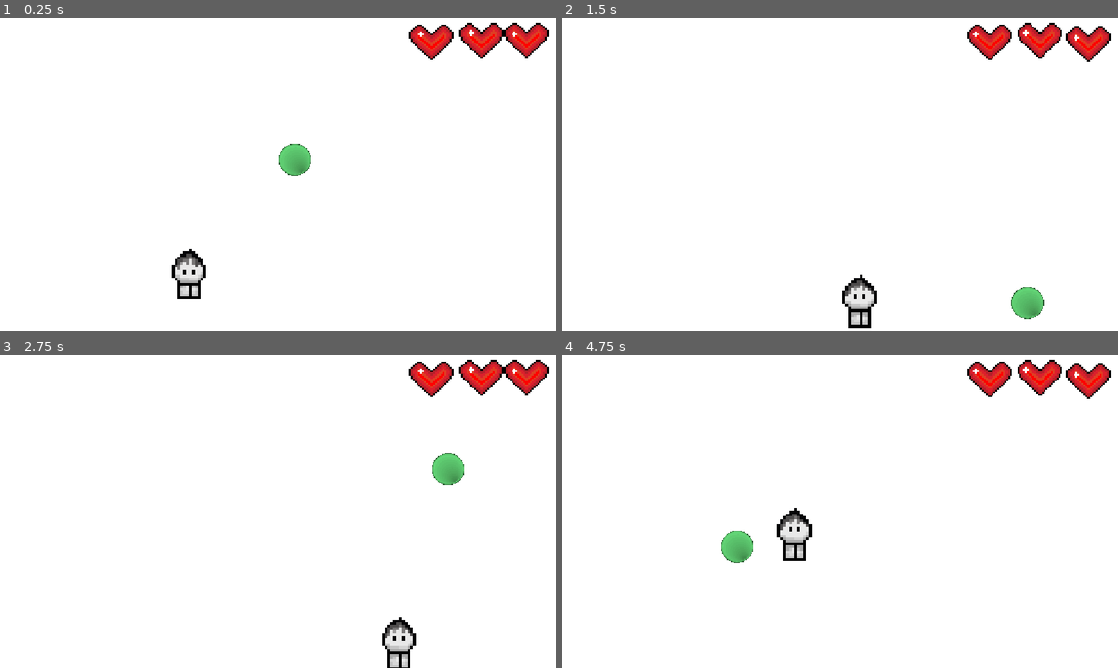
Above: before the commit, frames 1-4 (two rows, left to right).
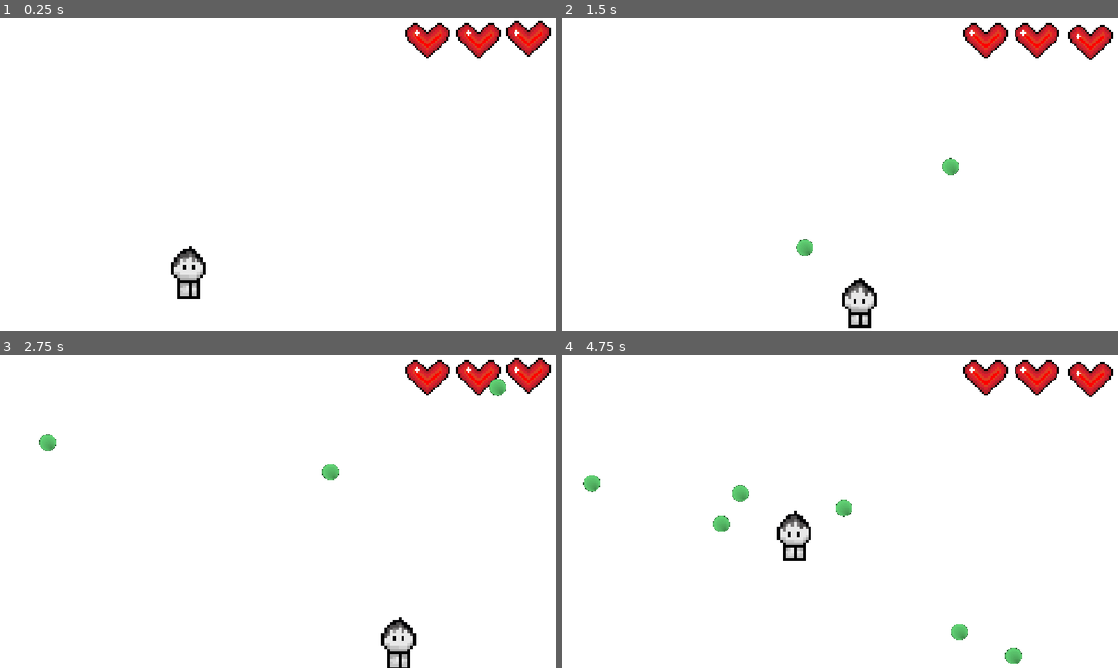
Above: after the commit, the same moments.

Repository: hersheysrs123-cloud/bounce-back-hrs
Game: Godot game, scene res://node_2d.tscn
The game is run twice, just before and just after one commit, with the same random seed, the same clock (stepped at 60 frames per second) and the same inputs.
Inputs (mouse positions are in pixels of both pictures, inside the frame that each line leads up to):
- Up to frame 1 (0.25 s): no input
- Up to frame 2 (1.5 s): move the mouse to (962, 158) at 0.52 s; press the mouse at (962, 158) at 0.53 s; hold Right (ui_right) 0.53-1.28 s; move the mouse to (728, 190) at 1.27 s; release the mouse at (728, 190) at 1.28 s; hold Down (ui_down) from 1.28 s (still down); click (728, 190) at 1.35 s
- Up to frame 3 (2.75 s): move the mouse to (333, 442) at 2.02 s; release Down (ui_down) at 2.03 s; press the mouse at (333, 442) at 2.03 s; hold Right (ui_right) from 2.03 s (still down)
- Up to frame 4 (4.75 s): move the mouse to (812, 574) at 2.77 s; release Right (ui_right) at 2.78 s; release the mouse at (812, 574) at 2.78 s; hold Up (ui_up) 2.78-3.53 s; click (812, 574) at 2.85 s; move the mouse to (1006, 558) at 3.52 s; press the mouse at (1006, 558) at 3.53 s; hold Left (ui_left) from 3.53 s (still down); move the mouse to (673, 464) at 4.27 s; release the mouse at (673, 464) at 4.28 s; click (673, 464) at 4.35 s

The runs differ from the first frame. In frame 1, 2.3% of the frame differs, in the area x 30-100%, y 0-90%; in frame 2, 2.5%; in frame 3, 2.3%; in frame 4, 3.0%, in the area x 3-100%, y 1-99%.

Commit message:
establish core game loop

Diff:
--- a/Ball.gd
+++ b/Ball.gd
@@ -1,11 +1,10 @@
 extends RigidBody2D
+
 var needs_reset = false
-
+@export var player: Node2D
 @export var speed: float = 400.0
-var start_position: Vector2
-func _ready() -> void:
-	linear_velocity = Vector2(1,1).normalized()*speed
-	start_position = global_position
+var target: Vector2
+var direction: Vector2
 
 func reposition():
 	needs_reset = true
@@ -13,7 +12,16 @@
 func _integrate_forces(state: PhysicsDirectBodyState2D) -> void:
 	if needs_reset:
 		needs_reset = false
-		state.transform.origin = start_position
-		state.linear_velocity = Vector2(1, 1).normalized()*speed
+		target = player.global_position
+		state.transform.origin = target + direction * 100
+		state.linear_velocity = direction.normalized() * speed
 		state.angular_velocity = 0
 		return
+	if state.linear_velocity.length() > 0:
+		state.linear_velocity = state.linear_velocity.normalized() * speed
+
+
+
+func _on_body_entered(body: Node) -> void:
+	if body is StaticBody2D:
+		$bounce.play()
--- /dev/null
+++ b/ball.tscn
@@ -0,0 +1,41 @@
+[gd_scene format=3 uid="uid://b0fl5lun8tstd"]
+
+[ext_resource type="Script" uid="uid://btcddfxoahks8" path="res://Ball.gd" id="1_41u45"]
+[ext_resource type="Texture2D" uid="uid://c8a6w0r8nwjc4" path="res://balls cubed.png" id="2_ktgx5"]
+[ext_resource type="AudioStream" uid="uid://bd7wfj01yehki" path="res://bounce-sfx.wav" id="3_ktgx5"]
+
+[sub_resource type="PhysicsMaterial" id="PhysicsMaterial_reolk"]
+friction = 0.0
+bounce = 1.0
+
+[sub_resource type="CircleShape2D" id="CircleShape2D_ea0i7"]
+radius = 17.0
+
+[sub_resource type="AudioStreamRandomizer" id="AudioStreamRandomizer_ktgx5"]
+random_pitch = 1.0905077
+streams_count = 1
+stream_0/stream = ExtResource("3_ktgx5")
+
+[node name="ball" type="RigidBody2D" unique_id=1199797558 groups=["balls"]]
+collision_layer = 4
+collision_mask = 2
+mass = 0.001
+physics_material_override = SubResource("PhysicsMaterial_reolk")
+gravity_scale = 0.0
+can_sleep = false
+contact_monitor = true
+max_contacts_reported = 2
+linear_damp_mode = 1
+script = ExtResource("1_41u45")
+
+[node name="Sprite2D" type="Sprite2D" parent="." unique_id=1895781419]
+scale = Vector2(0.102, 0.1)
+texture = ExtResource("2_ktgx5")
+
+[node name="CollisionShape2D" type="CollisionShape2D" parent="." unique_id=1270346566]
+shape = SubResource("CircleShape2D_ea0i7")
+
+[node name="bounce" type="AudioStreamPlayer2D" parent="." unique_id=668821186]
+stream = SubResource("AudioStreamRandomizer_ktgx5")
+
+[connection signal="body_entered" from="." to="." method="_on_body_entered"]
--- a/node_2d.gd
+++ b/node_2d.gd
@@ -1,9 +1,8 @@
 extends Node2D
-
+const BALL = preload("res://ball.tscn")
 
 @onready var hide1: AnimatedSprite2D = $AnimatedSprite2D
 @onready var hide2: AnimatedSprite2D = $AnimatedSprite2D3
-@onready var ball: RigidBody2D = $ball
 var health = 3
 var list_of_bg = ["blue", "red", "green", "yellow"]
 const BACKGROUNDS = {
@@ -17,7 +16,6 @@
 
 var ball_hit_side = ""
 @onready var background: Sprite2D = $background
-
 
 func _ready() -> void:
 	background.z_index = -1
@@ -40,14 +38,25 @@
 
 func reset():
 	set_background("default")
-	ball.reposition()
 
 func _on_area_2d_body_entered(body: Node2D) -> void:
-	if body.name == "ball":
+	if body.is_in_group("balls"):
 		health -= 1
+		body.queue_free()
 		reset()
 func _process(delta: float) -> void:
 	if health == 2:
-		hide1.hide_it()
+		hide1.hide()
 	if health == 1:
-		hide2.hide_it()
+		hide2.hide()
+
+func _input(event):
+	if event.is_action_pressed(&"click"):
+		var direction = (get_global_mouse_position() - $Player.global_position).normalized()
+		var new_ball = BALL.instantiate()
+		new_ball.player = $Player
+		new_ball.direction = direction
+		new_ball.needs_reset = true
+		new_ball.global_position = $Player.global_position + direction * 100
+		add_child(new_ball)
+		$shoot.play()
--- a/node_2d.tscn
+++ b/node_2d.tscn
@@ -1,11 +1,10 @@
 [gd_scene format=3 uid="uid://bao47grv60ndo"]
 
 [ext_resource type="Script" uid="uid://m77l1pfk311s" path="res://node_2d.gd" id="1_epypp"]
-[ext_resource type="Texture2D" uid="uid://c8a6w0r8nwjc4" path="res://balls cubed.png" id="2_0e48y"]
-[ext_resource type="Script" uid="uid://btcddfxoahks8" path="res://ball.gd" id="2_epypp"]
 [ext_resource type="Script" uid="uid://rnpvi11fxwxg" path="res://player.gd" id="2_q6r6c"]
 [ext_resource type="Texture2D" uid="uid://b0qgvvufv165i" path="res://playyer.png" id="3_epypp"]
 [ext_resource type="Texture2D" uid="uid://pl3iux4u6lmi" path="res://unnamed-2.png" id="6_kdubu"]
+[ext_resource type="AudioStream" uid="uid://bvml2cubwrh88" path="res://slime shooting.wav" id="7_d21ai"]
 [ext_resource type="Script" uid="uid://d0ehm5mpmn2c" path="res://animated_sprite_2d_2.gd" id="7_rj586"]
 [ext_resource type="Script" uid="uid://bfxfe4i7dakw7" path="res://animated_sprite_2d_3.gd" id="8_4d7sh"]
 
@@ -32,9 +31,9 @@
 "duration": 1.0,
 "texture": SubResource("AtlasTexture_q6r6c")
 }],
-"loop": 1,
-"name": &"default",
-"speed": 5.0
+"loop": 0,
+"name": &"move",
+"speed": 6.0
 }]
 
 [sub_resource type="CapsuleShape2D" id="CapsuleShape2D_ea0i7"]
@@ -43,13 +42,6 @@
 
 [sub_resource type="RectangleShape2D" id="RectangleShape2D_o3ioc"]
 size = Vector2(57, 101)
-
-[sub_resource type="PhysicsMaterial" id="PhysicsMaterial_reolk"]
-friction = 0.0
-bounce = 1.0
-
-[sub_resource type="CircleShape2D" id="CircleShape2D_ea0i7"]
-radius = 33.24154
 
 [sub_resource type="AtlasTexture" id="AtlasTexture_d21ai"]
 atlas = ExtResource("6_kdubu")
@@ -121,23 +113,22 @@
 shape = SubResource("RectangleShape2D_ea0i7")
 
 [node name="Player" type="CharacterBody2D" parent="." unique_id=1371173273]
+position = Vector2(391, 534)
 script = ExtResource("2_q6r6c")
 
 [node name="animation" type="AnimatedSprite2D" parent="Player" unique_id=1455884781]
-position = Vector2(408.5, 495.14)
+position = Vector2(17, -39)
 scale = Vector2(5.9687505, 5.44625)
 sprite_frames = SubResource("SpriteFrames_reolk")
-autoplay = "default"
-frame_progress = 0.72744846
+animation = &"move"
 
 [node name="CollisionShape2D" type="CollisionShape2D" parent="Player" unique_id=955301765]
-position = Vector2(391, 534)
 shape = SubResource("CapsuleShape2D_ea0i7")
 
 [node name="Area2D" type="Area2D" parent="Player" unique_id=201226195]
+collision_mask = 5
 
 [node name="CollisionShape2D" type="CollisionShape2D" parent="Player/Area2D" unique_id=928477438]
-position = Vector2(390.5, 534.5)
 shape = SubResource("RectangleShape2D_o3ioc")
 
 [node name="background" type="Sprite2D" parent="." unique_id=1593180464]
@@ -151,32 +142,15 @@
 wait_time = 5.0
 autostart = true
 
-[node name="ball" type="RigidBody2D" parent="." unique_id=278891267]
-collision_mask = 2
-mass = 0.001
-physics_material_override = SubResource("PhysicsMaterial_reolk")
-gravity_scale = 0.0
-linear_damp_mode = 1
-script = ExtResource("2_epypp")
-
-[node name="Sprite2D" type="Sprite2D" parent="ball" unique_id=1387175945]
-position = Vector2(545, 229)
-scale = Vector2(0.1949946, 0.19214872)
-texture = ExtResource("2_0e48y")
-
-[node name="CollisionShape2D" type="CollisionShape2D" parent="ball" unique_id=1444369078]
-position = Vector2(543, 227)
-shape = SubResource("CircleShape2D_ea0i7")
-
 [node name="AnimatedSprite2D" type="AnimatedSprite2D" parent="." unique_id=1200081811]
-position = Vector2(1089.75, 33.058746)
+position = Vector2(1094, 29.999996)
 scale = Vector2(3.8593745, 3.647764)
 sprite_frames = SubResource("SpriteFrames_ea0i7")
 autoplay = "default"
 frame_progress = 0.9020381
 
 [node name="AnimatedSprite2D2" type="AnimatedSprite2D" parent="." unique_id=2043365819]
-position = Vector2(889, 32.999996)
+position = Vector2(881, 30)
 scale = Vector2(3.8593745, 3.647764)
 sprite_frames = SubResource("SpriteFrames_ea0i7")
 autoplay = "default"
@@ -184,12 +158,17 @@
 script = ExtResource("7_rj586")
 
 [node name="AnimatedSprite2D3" type="AnimatedSprite2D" parent="." unique_id=403295129]
-position = Vector2(993, 29.999996)
+position = Vector2(987.00006, 29.999996)
 scale = Vector2(3.8593745, 3.647764)
 sprite_frames = SubResource("SpriteFrames_ea0i7")
 autoplay = "default"
 frame_progress = 0.1526926
 script = ExtResource("8_4d7sh")
 
+[node name="shoot" type="AudioStreamPlayer2D" parent="." unique_id=243351656]
+stream = ExtResource("7_d21ai")
+volume_db = 7.0
+pitch_scale = 0.8
+
 [connection signal="body_entered" from="Player/Area2D" to="." method="_on_area_2d_body_entered"]
 [connection signal="timeout" from="Timer" to="." method="_on_timer_timeout"]
--- a/player.gd
+++ b/player.gd
@@ -2,11 +2,11 @@
 
 
 const SPEED = 300.0
-
+@onready var _player = $animation
 
 func _physics_process(delta: float) -> void:
 
-	var direction := Input.get_vector("ui_left", "ui_right", "ui_up", "ui_down")
+	var direction := Input.get_vector("left", "right", "up", "down")
 	if direction:
 		velocity = direction * SPEED
 	else:
@@ -14,3 +14,10 @@
 		velocity.y = move_toward(velocity.y, 0, SPEED)
 
 	move_and_slide()
+
+func _process(_delta):
+	var dir := Input.get_vector("left", "right", "up", "down")
+	if dir:
+		_player.play("move")
+	else:
+		_player.stop()
--- a/project.godot
+++ b/project.godot
@@ -20,6 +20,48 @@
 window/stretch/mode="canvas_items"
 window/stretch/aspect="expand"
 
+[global_group]
+
+balls=""
+
+[input]
+
+up={
+"deadzone": 0.2,
+"events": [Object(InputEventKey,"resource_local_to_scene":false,"resource_name":"","device":-1,"window_id":0,"alt_pressed":false,"shift_pressed":false,"ctrl_pressed":false,"meta_pressed":false,"pressed":false,"keycode":0,"physical_keycode":87,"key_label":0,"unicode":119,"location":0,"echo":false,"script":null)
+, Object(InputEventKey,"resource_local_to_scene":false,"resource_name":"","device":-1,"window_id":0,"alt_pressed":false,"shift_pressed":false,"ctrl_pressed":false,"meta_pressed":false,"pressed":false,"keycode":0,"physical_keycode":4194320,"key_label":0,"unicode":0,"location":0,"echo":false,"script":null)
+]
+}
+down={
+"deadzone": 0.2,
+"events": [Object(InputEventKey,"resource_local_to_scene":false,"resource_name":"","device":-1,"window_id":0,"alt_pressed":false,"shift_pressed":false,"ctrl_pressed":false,"meta_pressed":false,"pressed":false,"keycode":0,"physical_keycode":83,"key_label":0,"unicode":115,"location":0,"echo":false,"script":null)
+, Object(InputEventKey,"resource_local_to_scene":false,"resource_name":"","device":-1,"window_id":0,"alt_pressed":false,"shift_pressed":false,"ctrl_pressed":false,"meta_pressed":false,"pressed":false,"keycode":0,"physical_keycode":4194322,"key_label":0,"unicode":0,"location":0,"echo":false,"script":null)
+]
+}
+left={
+"deadzone": 0.2,
+"events": [Object(InputEventKey,"resource_local_to_scene":false,"resource_name":"","device":-1,"window_id":0,"alt_pressed":false,"shift_pressed":false,"ctrl_pressed":false,"meta_pressed":false,"pressed":false,"keycode":0,"physical_keycode":65,"key_label":0,"unicode":97,"location":0,"echo":false,"script":null)
+, Object(InputEventKey,"resource_local_to_scene":false,"resource_name":"","device":-1,"window_id":0,"alt_pressed":false,"shift_pressed":false,"ctrl_pressed":false,"meta_pressed":false,"pressed":false,"keycode":0,"physical_keycode":4194319,"key_label":0,"unicode":0,"location":0,"echo":false,"script":null)
+]
+}
+right={
+"deadzone": 0.2,
+"events": [Object(InputEventKey,"resource_local_to_scene":false,"resource_name":"","device":-1,"window_id":0,"alt_pressed":false,"shift_pressed":false,"ctrl_pressed":false,"meta_pressed":false,"pressed":false,"keycode":0,"physical_keycode":68,"key_label":0,"unicode":100,"location":0,"echo":false,"script":null)
+, Object(InputEventKey,"resource_local_to_scene":false,"resource_name":"","device":-1,"window_id":0,"alt_pressed":false,"shift_pressed":false,"ctrl_pressed":false,"meta_pressed":false,"pressed":false,"keycode":0,"physical_keycode":4194321,"key_label":0,"unicode":0,"location":0,"echo":false,"script":null)
+]
+}
+click={
+"deadzone": 0.2,
+"events": [Object(InputEventMouseButton,"resource_local_to_scene":false,"resource_name":"","device":-1,"window_id":0,"alt_pressed":false,"shift_pressed":false,"ctrl_pressed":false,"meta_pressed":false,"button_mask":1,"position":Vector2(305, 12),"global_position":Vector2(319, 85),"factor":1.0,"button_index":1,"canceled":false,"pressed":true,"double_click":false,"script":null)
+]
+}
+
+[layer_names]
+
+2d_physics/layer_1="world"
+2d_physics/layer_2="walls"
+2d_physics/layer_3="balls"
+
 [physics]
 
 3d/physics_engine="Jolt Physics"
Not shown, added: bounce-sfx.wav.import
Not shown, added: goal_final.wav.import
Not shown, added: hit-sfx.wav.import
Binary file added: hole.png
Not shown, added: hole.png.import
Not shown, added: bounce-sfx.wav
Not shown, added: goal_final.wav
Not shown, added: hit-sfx.wav
Not shown, added: node_2d.tscn3464768205.tmp
Not shown, added: node_2d.tscn3471147509.tmp
Not shown, added: node_2d.tscn3491845756.tmp
